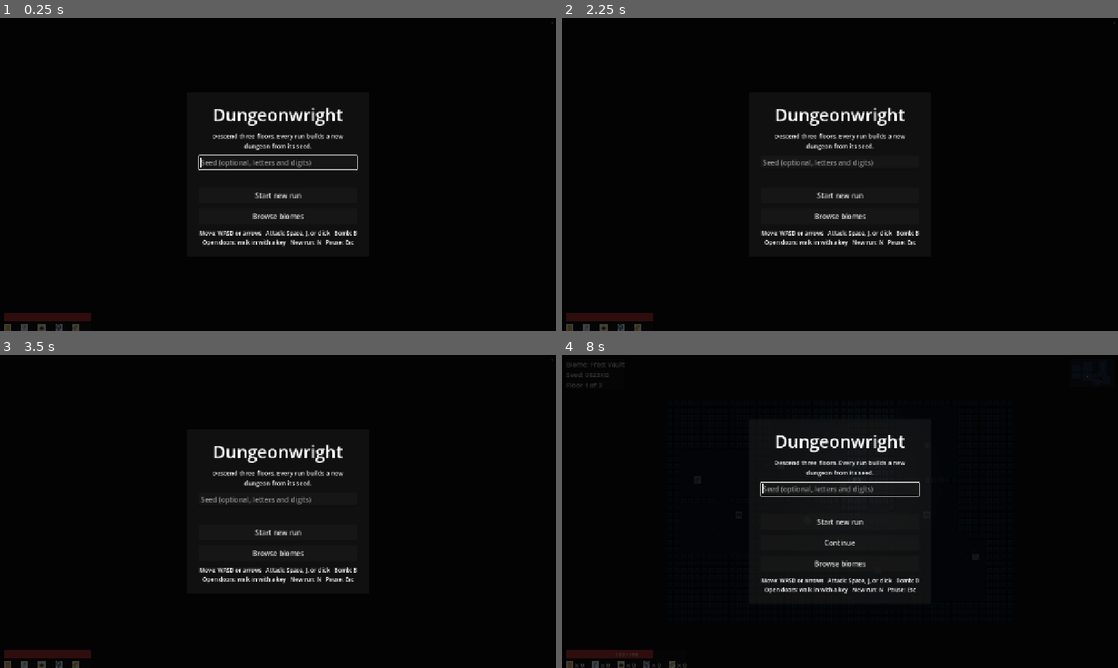
Above: before the commit, frames 1-4 (two rows, left to right).
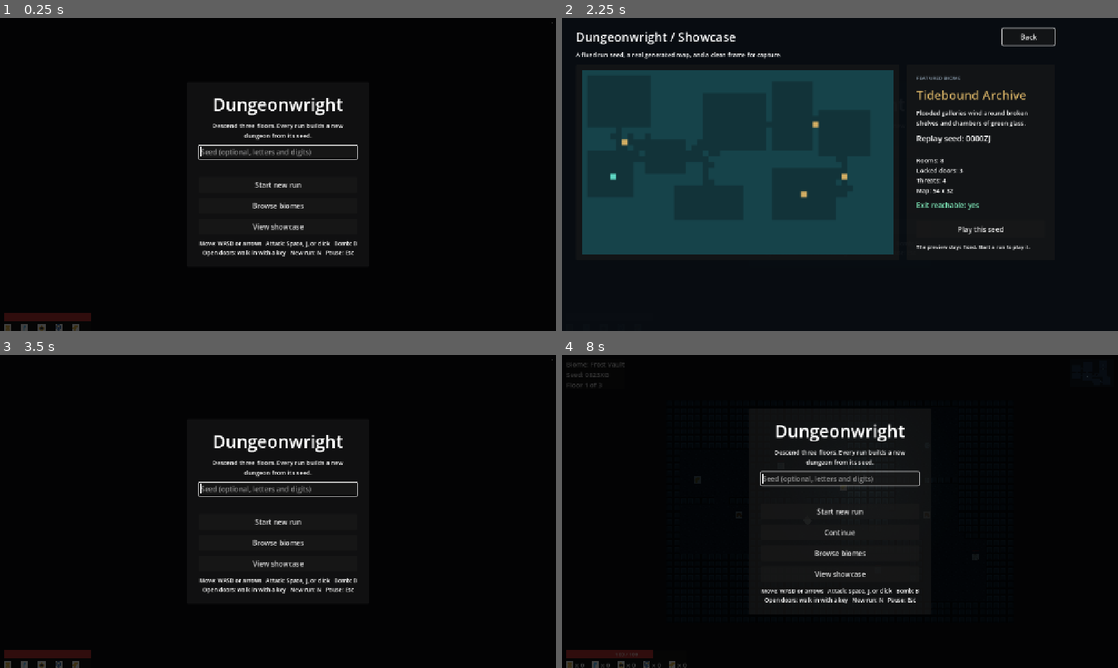
Above: after the commit, the same moments.

Repository: DanielCuevas1208/dungeonwright
Game: Godot game, scene res://scenes/main.tscn
Same seed, same stepped clock (60 frames per second), same inputs: the game is played once before the commit and once after it.
Inputs (mouse positions are in pixels of both pictures, inside the frame that each line leads up to):
- Up to frame 1 (0.25 s): no input
- Up to frame 2 (2.25 s): click "Browse biomes" at 0.5 s; click "Back" at 1.25 s; click (840, 227) at 2 s, where only the run after the commit has a clickable "View showcase"
- Up to frame 3 (3.5 s): click (467, 373) at 2.75 s, where only the run after the commit has a clickable "Back"
- Up to frame 4 (8 s): click "Start new run" at 3.5 s; tap Enter at 4.25 s; hold D (move_right) 4.28-5.03 s; tap J (attack) at 4.35, 6.6 s; hold S (move_down) 5.03-5.78 s; tap N (new_run) at 5.1 s; hold D (move_right) 5.78-6.53 s; tap B (throw_bomb) at 5.85 s; tap Space at 6.5 s; hold W (move_up) 6.53-7.28 s; hold A (move_left) from 7.28 s (still down); hold N (new_run) from 7.28 s (still down); tap Escape (pause) at 7.9 s

The runs differ from the first frame. In frame 1, 3.9% of the frame differs, in the area x 35-65%, y 25-77%; in frame 2, 37%, in the area x 0-100%, y 1-100%; in frame 3, 3.7%; in frame 4, 4.2%.

Commit message:
feat: extend dungeonwright

Diff:
--- /dev/null
+++ b/scenes/ui/showcase.tscn
@@ -0,0 +1,13 @@
+[gd_scene load_steps=2 format=3]
+
+[ext_resource type="Script" path="res://scripts/ui/showcase_overlay.gd" id="1_showcase"]
+
+[node name="Showcase" type="Control"]
+layout_mode = 3
+anchors_preset = 15
+anchor_right = 1.0
+anchor_bottom = 1.0
+grow_horizontal = 2
+grow_vertical = 2
+mouse_filter = 1
+script = ExtResource("1_showcase")
--- a/scripts/ui/biome_gallery.gd
+++ b/scripts/ui/biome_gallery.gd
@@ -182,7 +182,7 @@
 		'page': _page + 1,
 		'count': biomes.size(),
 	})
-	_preview.texture = ImageTexture.create_from_image(_preview_image(result, config))
+	_preview.texture = ImageTexture.create_from_image(DungeonPreview.render_image(result, config, PREVIEW_TILE_SIZE))
 	_render_swatches(config)
 	_render_threats(config)
 	_previous_button.disabled = _page == 0
@@ -213,29 +213,6 @@
 		item.add_child(label)
 		_threats.add_child(item)
 
-func _preview_image(p_result: DungeonResult, p_config: DungeonConfig) -> Image:
-	var image := Image.create(p_result.map.width, p_result.map.height, false, Image.FORMAT_RGBA8)
-	var wall := Color(p_config.palette.get(StringName('wall_fill'), Color.BLACK))
-	var floor := Color(p_config.palette.get(StringName('floor_base'), Color.WHITE))
-	var door := Color(p_config.palette.get(StringName('accent'), Color.WHITE))
-	var glow := Color(p_config.palette.get(StringName('glow'), Color.WHITE))
-	for x in p_result.map.width:
-		for y in p_result.map.height:
-			var cell := Vector2i(x, y)
-			var color := wall
-			match p_result.map.get_tile_cell(cell):
-				DungeonMap.Tile.FLOOR:
-					color = floor
-				DungeonMap.Tile.DOOR_LOCKED, DungeonMap.Tile.DOOR_OPEN:
-					color = door
-				DungeonMap.Tile.START:
-					color = door
-				DungeonMap.Tile.EXIT:
-					color = glow
-			image.set_pixel(x, y, color)
-	image.resize(image.get_width() * PREVIEW_TILE_SIZE, image.get_height() * PREVIEW_TILE_SIZE, Image.INTERPOLATE_NEAREST)
-	return image
-
 func _previous_page() -> void:
 	_page = maxi(_page - 1, 0)
 	_render_page()
--- /dev/null
+++ b/scripts/ui/dungeon_preview.gd
@@ -0,0 +1,33 @@
+class_name DungeonPreview
+extends RefCounted
+## Builds a small, deterministic image of a generated dungeon.
+##
+## The gallery and showcase use this renderer so preview colors stay aligned
+## with the live biome palette.
+
+const DEFAULT_TILE_SIZE := 4
+
+static func render_image(
+	p_result: DungeonResult,
+	p_config: DungeonConfig,
+	p_tile_size: int = DEFAULT_TILE_SIZE
+) -> Image:
+	var image := Image.create(p_result.map.width, p_result.map.height, false, Image.FORMAT_RGBA8)
+	var wall := Color(p_config.palette.get(StringName('wall_fill'), Color.BLACK))
+	var floor := Color(p_config.palette.get(StringName('floor_base'), Color.WHITE))
+	var door := Color(p_config.palette.get(StringName('accent'), Color.WHITE))
+	var glow := Color(p_config.palette.get(StringName('glow'), Color.WHITE))
+	for x in p_result.map.width:
+		for y in p_result.map.height:
+			var color := wall
+			match p_result.map.get_tile_cell(Vector2i(x, y)):
+				DungeonMap.Tile.FLOOR:
+					color = floor
+				DungeonMap.Tile.DOOR_LOCKED, DungeonMap.Tile.DOOR_OPEN, DungeonMap.Tile.START:
+					color = door
+				DungeonMap.Tile.EXIT:
+					color = glow
+			image.set_pixel(x, y, color)
+	var scale := maxi(p_tile_size, 1)
+	image.resize(image.get_width() * scale, image.get_height() * scale, Image.INTERPOLATE_NEAREST)
+	return image
--- a/scripts/ui/menu_overlay.gd
+++ b/scripts/ui/menu_overlay.gd
@@ -8,12 +8,16 @@
 signal start_requested(seed_text: String)
 signal continue_requested
 
+const SHOWCASE_SCENE := preload('res://scenes/ui/showcase.tscn')
+
 var _seed_edit: LineEdit = null
 var _continue_button: Button = null
 var _gallery_button: Button = null
+var _showcase_button: Button = null
 var _error_label: Label = null
 var _hint_label: Label = null
 var _gallery: BiomeGallery = null
+var _showcase: ShowcaseOverlay = null
 
 func _ready() -> void:
 	process_mode = Node.PROCESS_MODE_ALWAYS
@@ -24,6 +28,8 @@
 func show_menu(p_can_continue: bool) -> void:
 	if _gallery != null:
 		_gallery.close()
+	if _showcase != null:
+		_showcase.close()
 	visible = true
 	_continue_button.visible = p_can_continue
 	_seed_edit.text = ""
@@ -33,6 +39,8 @@
 func hide_menu() -> void:
 	if _gallery != null:
 		_gallery.close()
+	if _showcase != null:
+		_showcase.close()
 	visible = false
 
 ## Shows a validation message under the seed field.
@@ -42,6 +50,9 @@
 func _unhandled_input(p_event: InputEvent) -> void:
 	if _gallery != null:
 		if _gallery.visible:
+			return
+	if _showcase != null:
+		if _showcase.visible:
 			return
 	if visible and p_event.is_action_pressed("pause"):
 		continue_requested.emit()
@@ -99,6 +110,9 @@
 	_gallery_button = Button.new()
 	_gallery_button.text = 'Browse biomes'
 	_gallery_button.custom_minimum_size = Vector2(0, 36)
+	_showcase_button = Button.new()
+	_showcase_button.text = 'View showcase'
+	_showcase_button.custom_minimum_size = Vector2(0, 36)
 	_continue_button.text = "Continue"
 	_continue_button.custom_minimum_size = Vector2(0, 36)
 
@@ -115,6 +129,7 @@
 	box.add_child(start_button)
 	box.add_child(_continue_button)
 	box.add_child(_gallery_button)
+	box.add_child(_showcase_button)
 	box.add_child(_hint_label)
 
 	margin.add_child(box)
@@ -125,12 +140,30 @@
 	start_button.pressed.connect(_on_start_pressed)
 	_continue_button.pressed.connect(func() -> void: continue_requested.emit())
 	_gallery_button.pressed.connect(_open_gallery)
+	_showcase_button.pressed.connect(_open_showcase)
 	_gallery = BiomeGallery.new()
 	add_child(_gallery)
+	_showcase = SHOWCASE_SCENE.instantiate()
+	_showcase.closed.connect(_on_showcase_closed)
+	_showcase.play_requested.connect(_on_showcase_play_requested)
+	add_child(_showcase)
 	_seed_edit.text_submitted.connect(func(_text: String) -> void: _on_start_pressed())
 
 func _on_start_pressed() -> void:
 	start_requested.emit(_seed_edit.text)
 
 func _open_gallery() -> void:
+	if _showcase != null:
+		_showcase.close()
 	_gallery.open()
+
+func _open_showcase() -> void:
+	if _gallery != null:
+		_gallery.close()
+	_showcase.open()
+
+func _on_showcase_closed() -> void:
+	_seed_edit.grab_focus()
+
+func _on_showcase_play_requested(p_seed_text: String) -> void:
+	start_requested.emit(p_seed_text)
--- /dev/null
+++ b/scripts/ui/showcase_overlay.gd
@@ -0,0 +1,196 @@
+class_name ShowcaseOverlay
+extends Control
+## A capture-ready view of one real, replayable dungeon.
+
+signal closed
+signal play_requested(seed_text: String)
+
+const FEATURED_BIOME_INDEX := 4
+const PREVIEW_TILE_SIZE := 4
+
+var _map_preview: TextureRect = null
+var _biome_label: Label = null
+var _seed_label: Label = null
+var _description_label: Label = null
+var _stats_label: Label = null
+var _status_label: Label = null
+var _close_button: Button = null
+var _play_button: Button = null
+
+func _ready() -> void:
+	process_mode = Node.PROCESS_MODE_ALWAYS
+	set_anchors_preset(Control.PRESET_FULL_RECT)
+	visible = false
+	_build()
+
+## Returns the biome used by the fixed showcase composition.
+static func featured_config() -> DungeonConfig:
+	return Biomes.all()[FEATURED_BIOME_INDEX]
+
+## Returns the stable seed used by the fixed showcase composition.
+static func featured_seed() -> int:
+	return BiomeGallery.preview_seed(FEATURED_BIOME_INDEX)
+
+## Generates the same dungeon shown by the showcase.
+static func featured_result() -> DungeonResult:
+	var config := featured_config()
+	return DungeonGenerator.new().generate(config, featured_seed())
+
+## Returns the replay string shown in the showcase.
+static func featured_seed_text() -> String:
+	return SeededRng.encode_seed(featured_seed())
+
+func open() -> void:
+	_render()
+	visible = true
+	_close_button.grab_focus()
+
+func close() -> void:
+	if not visible:
+		return
+	visible = false
+	closed.emit()
+
+func _unhandled_input(p_event: InputEvent) -> void:
+	if not visible:
+		return
+	if p_event.is_action_pressed('ui_cancel') or p_event.is_action_pressed('pause'):
+		close()
+		get_viewport().set_input_as_handled()
+
+func _build() -> void:
+	var dim := ColorRect.new()
+	dim.color = Color('#080d12f5')
+	dim.set_anchors_preset(Control.PRESET_FULL_RECT)
+	dim.mouse_filter = Control.MOUSE_FILTER_STOP
+	add_child(dim)
+	var margin := MarginContainer.new()
+	add_child(margin)
+	margin.set_anchors_preset(Control.PRESET_FULL_RECT)
+	margin.add_theme_constant_override('margin_left', 32)
+	margin.add_theme_constant_override('margin_right', 32)
+	margin.add_theme_constant_override('margin_top', 24)
+	margin.add_theme_constant_override('margin_bottom', 24)
+
+	var column := VBoxContainer.new()
+	column.add_theme_constant_override('separation', 12)
+	margin.add_child(column)
+	var header := HBoxContainer.new()
+	var heading := Label.new()
+	heading.text = 'Dungeonwright / Showcase'
+	heading.add_theme_font_size_override('font_size', 28)
+	header.add_child(heading)
+	var header_space := Control.new()
+	header_space.size_flags_horizontal = Control.SIZE_EXPAND_FILL
+	header.add_child(header_space)
+	_close_button = Button.new()
+	_close_button.text = 'Back'
+	_close_button.custom_minimum_size = Vector2(120, 36)
+	_close_button.pressed.connect(close)
+	header.add_child(_close_button)
+	column.add_child(header)
+
+	var strapline := Label.new()
+	strapline.text = 'A fixed run seed, a real generated map, and a clean frame for capture.'
+	strapline.add_theme_font_size_override('font_size', 14)
+	column.add_child(strapline)
+
+	var body := HBoxContainer.new()
+	body.size_flags_vertical = Control.SIZE_EXPAND_FILL
+	body.add_theme_constant_override('separation', 18)
+	column.add_child(body)
+
+	var map_panel := PanelContainer.new()
+	map_panel.size_flags_horizontal = Control.SIZE_EXPAND_FILL
+	map_panel.size_flags_vertical = Control.SIZE_EXPAND_FILL
+	var map_margin := MarginContainer.new()
+	map_margin.add_theme_constant_override('margin_left', 12)
+	map_margin.add_theme_constant_override('margin_right', 12)
+	map_margin.add_theme_constant_override('margin_top', 12)
+	map_margin.add_theme_constant_override('margin_bottom', 12)
+	_map_preview = TextureRect.new()
+	_map_preview.expand_mode = TextureRect.EXPAND_IGNORE_SIZE
+	_map_preview.stretch_mode = TextureRect.STRETCH_KEEP_ASPECT_CENTERED
+	_map_preview.size_flags_horizontal = Control.SIZE_EXPAND_FILL
+	_map_preview.size_flags_vertical = Control.SIZE_EXPAND_FILL
+	_map_preview.custom_minimum_size = Vector2(720, 420)
+	map_margin.add_child(_map_preview)
+	map_panel.add_child(map_margin)
+	body.add_child(map_panel)
+
+	var info_panel := PanelContainer.new()
+	info_panel.custom_minimum_size = Vector2(340, 0)
+	var info_margin := MarginContainer.new()
+	info_margin.add_theme_constant_override('margin_left', 22)
+	info_margin.add_theme_constant_override('margin_right', 22)
+	info_margin.add_theme_constant_override('margin_top', 22)
+	info_margin.add_theme_constant_override('margin_bottom', 22)
+	var info := VBoxContainer.new()
+	info.add_theme_constant_override('separation', 12)
+	info_margin.add_child(info)
+	info_panel.add_child(info_margin)
+	body.add_child(info_panel)
+
+	var featured := Label.new()
+	featured.text = 'FEATURED BIOME'
+	featured.add_theme_font_size_override('font_size', 12)
+	featured.add_theme_color_override('font_color', Color('#92a4b5'))
+	info.add_child(featured)
+	_biome_label = Label.new()
+	_biome_label.add_theme_font_size_override('font_size', 28)
+	info.add_child(_biome_label)
+
+	_description_label = Label.new()
+	_description_label.autowrap_mode = TextServer.AUTOWRAP_WORD_SMART
+	_description_label.add_theme_font_size_override('font_size', 14)
+	info.add_child(_description_label)
+
+	_seed_label = Label.new()
+	_seed_label.add_theme_font_size_override('font_size', 18)
+	info.add_child(_seed_label)
+
+	var divider := HSeparator.new()
+	info.add_child(divider)
+	_stats_label = Label.new()
+	_stats_label.add_theme_font_size_override('font_size', 14)
+	_stats_label.autowrap_mode = TextServer.AUTOWRAP_WORD_SMART
+	info.add_child(_stats_label)
+	_status_label = Label.new()
+	_status_label.add_theme_color_override('font_color', Color('#7fe8b9'))
+	info.add_child(_status_label)
+
+	var filler := Control.new()
+	filler.size_flags_vertical = Control.SIZE_EXPAND_FILL
+	info.add_child(filler)
+	_play_button = Button.new()
+	_play_button.text = 'Play this seed'
+	_play_button.custom_minimum_size = Vector2(0, 40)
+	_play_button.pressed.connect(_play_featured_seed)
+	info.add_child(_play_button)
+	var note := Label.new()
+	note.text = 'The preview stays fixed. Start a run to play it.'
+	note.autowrap_mode = TextServer.AUTOWRAP_WORD_SMART
+	note.add_theme_font_size_override('font_size', 12)
+	info.add_child(note)
+
+func _render() -> void:
+	var config := featured_config()
+	var result := featured_result()
+	_map_preview.texture = ImageTexture.create_from_image(
+		DungeonPreview.render_image(result, config, PREVIEW_TILE_SIZE)
+	)
+	_biome_label.text = config.display_name
+	_biome_label.add_theme_color_override('font_color', Color(config.palette.get(StringName('accent'), Color.WHITE)))
+	_description_label.text = config.description
+	_seed_label.text = 'Replay seed: ' + featured_seed_text()
+	_stats_label.text = 'Rooms: %d\nLocked doors: %d\nThreats: %d\nMap: %d x %d' % [
+		result.room_count(),
+		result.door_count(),
+		result.monster_count(),
+		result.map.width,
+		result.map.height,
+	]
+	_status_label.text = 'Exit reachable: yes'
+
+func _play_featured_seed() -> void:
+	play_requested.emit(featured_seed_text())
--- /dev/null
+++ b/tests/unit/test_showcase.gd
@@ -0,0 +1,33 @@
+extends GutTest
+## The showcase uses one fixed, playable dungeon.
+
+func test_featured_biome_is_the_tidebound_archive() -> void:
+	assert_eq(ShowcaseOverlay.featured_config().id, StringName('tidebound_archive'))
+
+func test_featured_seed_is_stable_and_replayable() -> void:
+	assert_eq(ShowcaseOverlay.featured_seed(), BiomeGallery.preview_seed(4))
+	assert_eq(ShowcaseOverlay.featured_seed_text(), '0000ZJ')
+
+func test_featured_result_is_solvable_and_has_preview_size() -> void:
+	var result := ShowcaseOverlay.featured_result()
+	var config := ShowcaseOverlay.featured_config()
+	assert_true(result.solvable)
+	var image := DungeonPreview.render_image(result, config)
+	assert_eq(image.get_width(), config.width * DungeonPreview.DEFAULT_TILE_SIZE)
+	assert_eq(image.get_height(), config.height * DungeonPreview.DEFAULT_TILE_SIZE)
+
+func test_featured_result_replays_identically() -> void:
+	var first := ShowcaseOverlay.featured_result()
+	var second := ShowcaseOverlay.featured_result()
+	assert_eq(first.map._cells, second.map._cells)
+	assert_eq(first.monster_spawns, second.monster_spawns)
+
+func test_showcase_opens_and_closes() -> void:
+	var showcase := ShowcaseOverlay.new()
+	autofree(showcase)
+	add_child(showcase)
+	await wait_frames(1)
+	showcase.open()
+	assert_true(showcase.visible)
+	showcase.close()
+	assert_false(showcase.visible)
Not shown, added: scripts/ui/dungeon_preview.gd.uid
Not shown, added: scripts/ui/showcase_overlay.gd.uid
Not shown, added: tests/unit/test_showcase.gd.uid
Not shown, changed: CHANGELOG.md
Not shown, changed: README.md
Not shown, changed: docs/architecture.md
Not shown, changed: docs/roadmap.md
